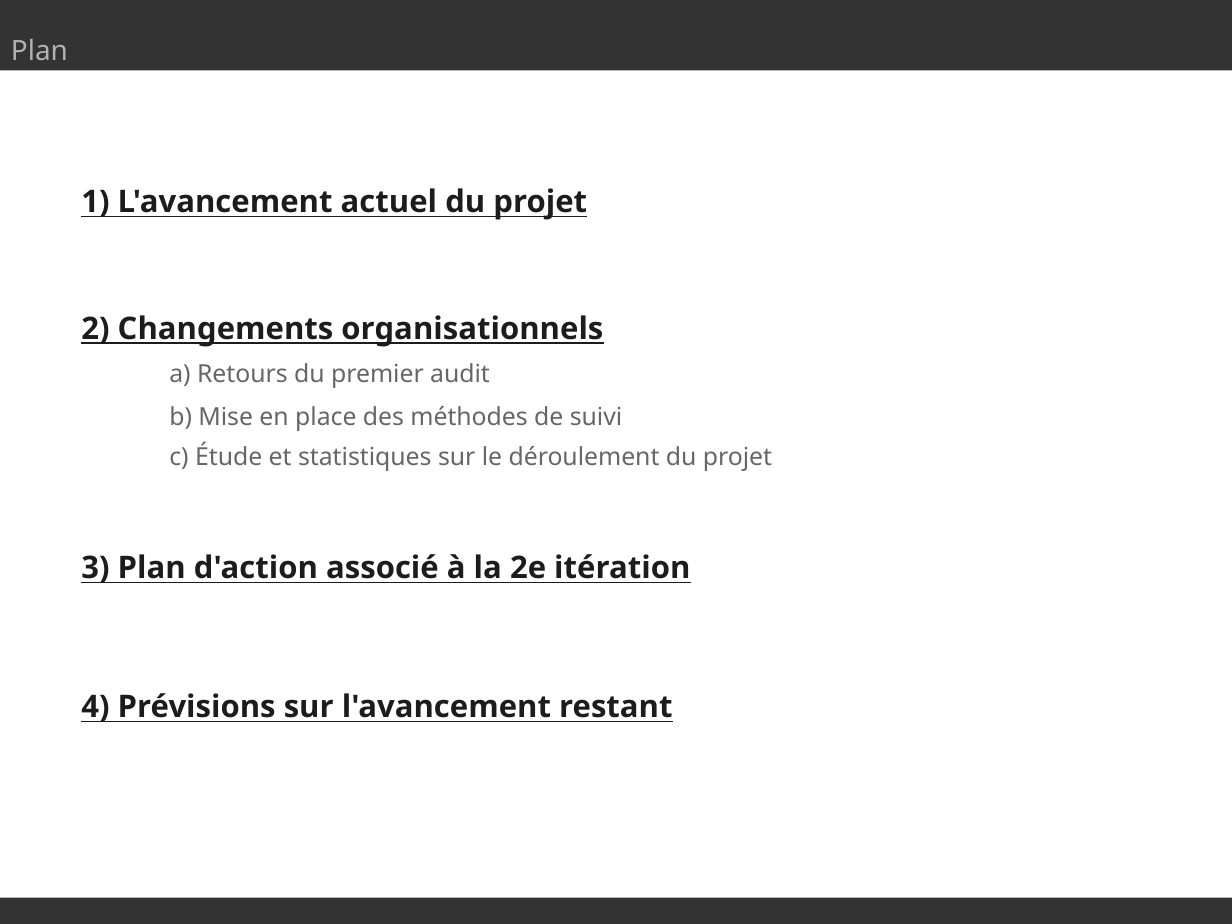
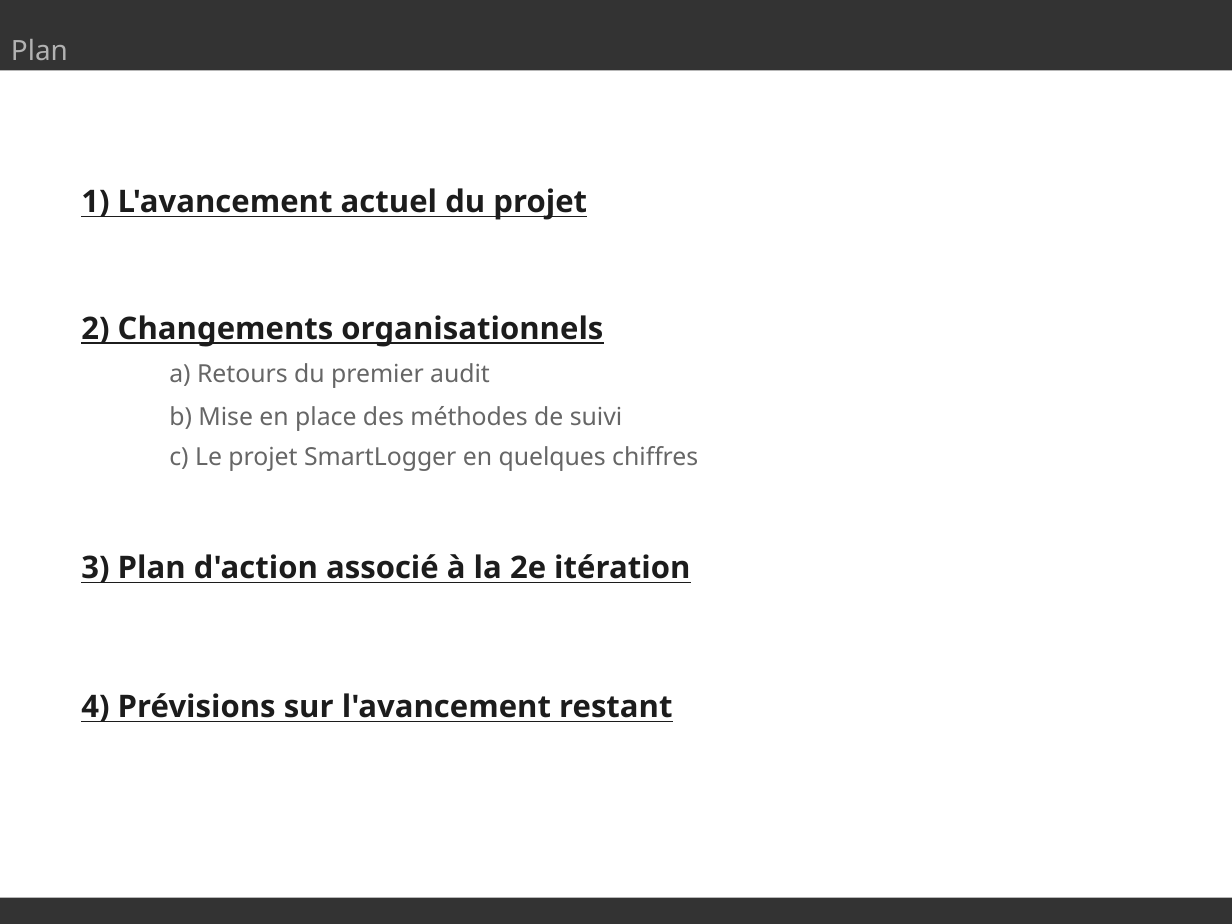
Before and after one commit to SmartLoggerManagement/SmartLogger, a slide deck: slide 2 of Soutenances/audit.odp. Drawn at 1232x924 pixels with LibreOffice and Linux fonts; fonts in the diff are those of the drawing. Boxes give left, top, right and bottom in pixels: in the first picture for what was removed or moved away, otherwise in the second. Text is boxed around its words. In the diff, an @@ line names an element or a change of style, - is before the commit and + after.

```diff
--- a/Soutenances/audit.odp
+++ b/Soutenances/audit.odp
@@ text at (169,446,698,471): text changed @@
-c) Étude et statistiques sur le déroulement du projet
+c) Le projet SmartLogger en quelques chiffres
```
Also in this commit, not shown: 5 slides added, 2 slides removed, 13 other files.
